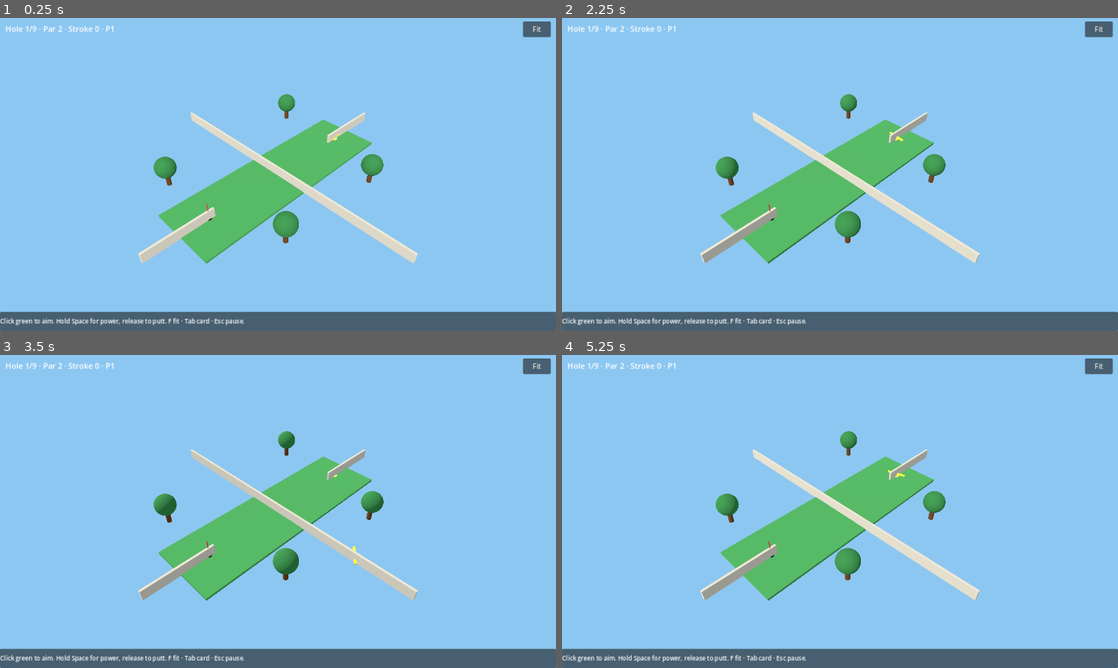
Above: before the commit, frames 1-4 (two rows, left to right).
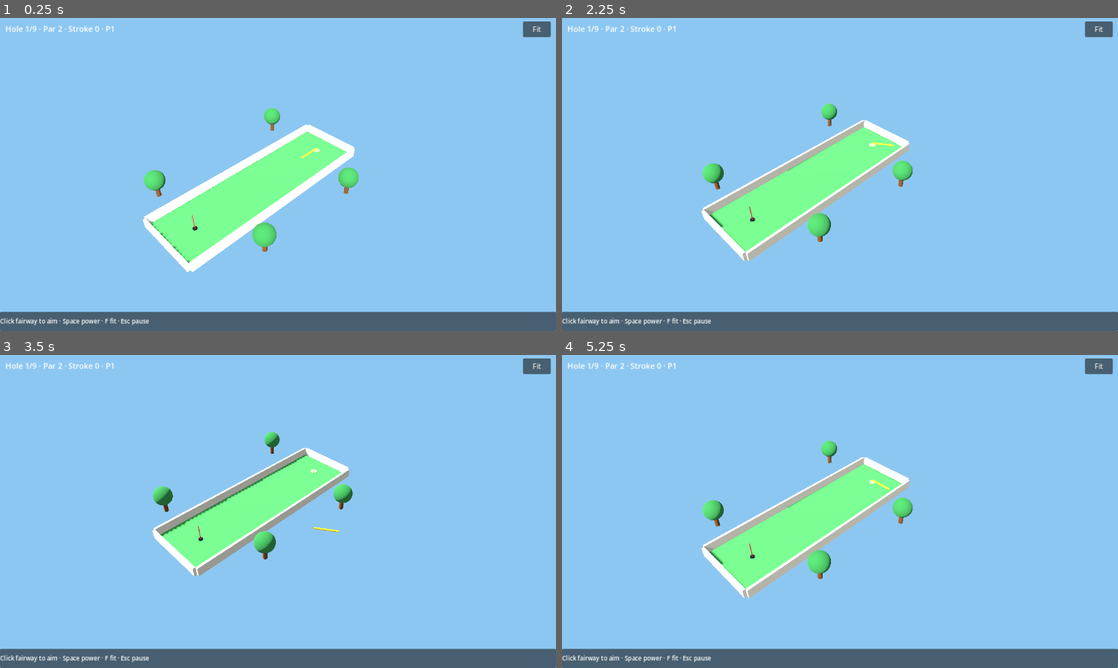
Above: after the commit, the same moments.

Repository: kblaszki/godot-game
Game: Godot game, scene res://games/minigolf/app/play.tscn
Two runs of this game, one before a commit and one after it. Both use one fixed random seed, a clock stepped at 60 frames per second and the inputs below. This scene is started directly instead of the project's main scene.
Inputs (mouse positions are in pixels of both pictures, inside the frame that each line leads up to):
- Up to frame 1 (0.25 s): no input
- Up to frame 2 (2.25 s): click "Fit" at 0.5 s; tap Enter (ui_accept) at 1.25, 1.52, 2 s; move the mouse to (962, 158) at 1.27 s; hold D (breakout_move_right) 1.28-2 s; hold Shift 1.28-2 s; click (962, 158) at 1.42 s; drag from (728, 190) to (812, 237) at 2.02 s
- Up to frame 3 (3.5 s): tap Enter (ui_accept) at 2.75 s; move the mouse to (333, 442) at 2.77 s; hold D (breakout_move_right) from 2.78 s (still down); tap Ctrl at 2.85 s; click (333, 442) at 2.92 s
- Up to frame 4 (5.25 s): release D (breakout_move_right) at 3.5 s; tap Enter (ui_accept) at 3.5, 4.25, 4.52, 5 s; drag from (812, 574) to (673, 464) at 3.52 s; move the mouse to (1006, 558) at 4.27 s; hold A (breakout_move_left) 4.28-5 s; tap F at 4.35 s; click (1006, 558) at 4.42 s; drag from (673, 464) to (756, 433) at 5.02 s

The runs differ from the first frame. In frame 1, 11% of the frame differs, in the area x 2-76%, y 24-99%; in frame 2, 12%; in frame 3, 12%; in frame 4, 12%.

Commit message:
Fix Fairway Circuit wall meshes, aim ray, and framing.
Align wall BoxMesh yaw with sim segments, separate click-aim from
orbit drag, and bias Fit toward the tee with sun shadows.

Diff:
--- a/games/minigolf/app/course_3d.gd
+++ b/games/minigolf/app/course_3d.gd
@@ -23,10 +23,30 @@
 var _follow_ball: bool = false
 var _shake: Vector3 = Vector3.ZERO
 var _ball_display: Vector3 = Vector3.ZERO
+var _hole_tee: Vector2 = Vector2.ZERO
+var _hole_cup: Vector2 = Vector2.ZERO
+const WALL_THICK := 0.1
 
 
 func _ready() -> void:
 	_build_rig()
+
+
+func is_orbiting() -> bool:
+	return _orbiting
+
+
+func is_panning() -> bool:
+	return _panning
+
+
+func get_camera() -> Camera3D:
+	return _camera
+
+
+## Align BoxMesh local +X with XZ direction (dx, dz).
+static func yaw_for_xz_delta(delta: Vector2) -> float:
+	return atan2(-delta.y, delta.x)
 
 
 func _process(delta: float) -> void:
@@ -43,6 +63,8 @@
 func setup_hole(hole: HoleDef, show_ramp_visual: bool = false) -> void:
 	_clear(_course_root)
 	_clear(_decor)
+	_hole_tee = hole.tee_xz()
+	_hole_cup = hole.cup_xz()
 	var bmin := hole.bounds_min
 	var bmax := hole.bounds_max
 	var size := bmax - bmin
@@ -61,10 +83,8 @@
 		if show_ramp_visual:
 			_add_ramp_visual(hole)
 		_add_trees(hole)
-
-	if _use_meshes():
 		if _ball == null:
-			_ball = _make_sphere(Color(0.95, 0.95, 0.98, 1), 0.04)
+			_ball = _make_sphere(Color(0.98, 0.98, 1.0, 1), 0.05)
 			_ball.name = "Ball"
 			_pivot.add_child(_ball)
 		if _aim_arrow == null:
@@ -91,10 +111,15 @@
 func set_aim_dir(dir: Vector2, at_xz: Vector2) -> void:
 	if _aim_arrow == null:
 		return
-	_aim_arrow.visible = dir.length_squared() > 0.01
-	_aim_arrow.position = _pivot.to_local(_to_world(at_xz)) + Vector3(0, 0.05, 0)
-	var yaw := atan2(dir.x, dir.y)
-	_aim_arrow.rotation = Vector3(0, yaw, 0)
+	if dir.length_squared() < 0.01:
+		_aim_arrow.visible = false
+		return
+	var d := dir.normalized()
+	_aim_arrow.visible = true
+	## Shaft along local +X, centered ahead of the ball.
+	var tip := at_xz + d * 0.45
+	_aim_arrow.position = _pivot.to_local(_to_world(tip)) + Vector3(0, 0.06, 0)
+	_aim_arrow.rotation = Vector3(0, yaw_for_xz_delta(d), 0)
 
 
 func hide_aim() -> void:
@@ -110,9 +135,15 @@
 	if view_size.x < 2.0:
 		view_size = Vector2(800, 600)
 	var aspect := view_size.x / maxf(view_size.y, 1.0)
-	_distance = clampf(_bounds_radius * (2.4 / minf(aspect, 1.4)), _dist_min, _dist_max)
+	_distance = clampf(_bounds_radius * (2.55 / minf(aspect, 1.35)), _dist_min, _dist_max)
 	_pivot.rotation.y = 0.0
-	_focus = _pivot.global_position
+	## Bias focus toward tee so the putt starts in the lower half of the frame.
+	var tee_w := _to_world(_hole_tee)
+	var cup_w := _to_world(_hole_cup)
+	var mid := (tee_w + cup_w) * 0.5
+	_focus = mid.lerp(tee_w, 0.35)
+	if _pivot != null:
+		_focus = _focus.lerp(_pivot.global_position, 0.25)
 	_follow_ball = false
 	_apply_camera()
 
@@ -162,7 +193,8 @@
 
 	var sun := DirectionalLight3D.new()
 	sun.rotation_degrees = Vector3(-50, 30, 0)
-	sun.light_energy = 1.1
+	sun.light_energy = 1.15
+	sun.shadow_enabled = true
 	add_child(sun)
 
 	_pivot = Node3D.new()
@@ -218,20 +250,28 @@
 	for wall in hole.walls:
 		var a: Vector2 = wall["a"]
 		var b: Vector2 = wall["b"]
-		var mid := (a + b) * 0.5
 		var delta := b - a
 		var length := delta.length()
 		if length < 0.01:
 			continue
+		var dir := delta / length
+		## Inset along outward-ish normal so the face sits on the segment, not straddling tee.
+		var n := Vector2(-dir.y, dir.x)
+		var mid := (a + b) * 0.5 + n * (WALL_THICK * 0.5)
+		## Prefer normal pointing outside the fairway AABB when possible.
+		var center_xz := (hole.bounds_min + hole.bounds_max) * 0.5
+		if (mid - center_xz).dot(n) < 0.0:
+			n = -n
+			mid = (a + b) * 0.5 + n * (WALL_THICK * 0.5)
 		var mesh := MeshInstance3D.new()
 		var box := BoxMesh.new()
-		box.size = Vector3(length, 0.35, 0.08)
+		box.size = Vector3(length, 0.35, WALL_THICK)
 		mesh.mesh = box
 		var mat := StandardMaterial3D.new()
 		mat.albedo_color = Color(0.82, 0.78, 0.7, 1)
 		mesh.material_override = mat
 		mesh.position = _pivot.to_local(Vector3(mid.x, 0.15, mid.y))
-		mesh.rotation.y = atan2(delta.x, delta.y)
+		mesh.rotation.y = yaw_for_xz_delta(delta)
 		_course_root.add_child(mesh)
 
 
@@ -262,8 +302,8 @@
 
 func _add_tee_marker(hole: HoleDef) -> void:
 	var tee := hole.tee_xz()
-	var m := _make_cylinder(Color(0.95, 0.9, 0.4, 1), 0.12, 0.02)
-	m.position = _pivot.to_local(Vector3(tee.x, 0.01, tee.y))
+	var m := _make_cylinder(Color(0.55, 0.72, 0.45, 1), 0.14, 0.015)
+	m.position = _pivot.to_local(Vector3(tee.x, 0.008, tee.y))
 	_course_root.add_child(m)
 
 
@@ -329,12 +369,16 @@
 
 
 func _make_arrow() -> MeshInstance3D:
+	## Elongated on local +X; yaw_for_xz_delta aims it on the fairway.
 	var mesh := MeshInstance3D.new()
 	var box := BoxMesh.new()
-	box.size = Vector3(0.08, 0.04, 0.7)
+	box.size = Vector3(0.9, 0.035, 0.07)
 	mesh.mesh = box
 	var mat := StandardMaterial3D.new()
-	mat.albedo_color = Color(1.0, 0.9, 0.2, 1)
+	mat.albedo_color = Color(1.0, 0.85, 0.15, 1)
+	mat.emission_enabled = true
+	mat.emission = Color(0.6, 0.45, 0.05, 1)
+	mat.emission_energy_multiplier = 0.4
 	mesh.material_override = mat
 	return mesh
 
--- a/games/minigolf/app/play.gd
+++ b/games/minigolf/app/play.gd
@@ -12,6 +12,10 @@
 var _scorecard_open: bool = false
 var _shown_hole: int = -1
 var _going_results: bool = false
+var _lmb_pressed: bool = false
+var _lmb_dragged: bool = false
+var _lmb_press_pos: Vector2 = Vector2.ZERO
+const CLICK_DRAG_PX := 6.0
 
 @onready var _svc: SubViewportContainer = $BoardRoot/SubViewportContainer
 @onready var _viewport: SubViewport = $BoardRoot/SubViewportContainer/SubViewport
@@ -45,7 +49,7 @@
 	_power_bar.visible = false
 	_reload_hole()
 	_refresh_hud()
-	_push_feed("Click green to aim. Hold Space for power, release to putt. F fit · Tab card · Esc pause.")
+	_push_feed("Click fairway to aim · Space power · F fit · Esc pause")
 	await get_tree().process_frame
 	if is_inside_tree():
 		_course.fit(_svc.size)
@@ -122,9 +126,15 @@
 		var mb := event as InputEventMouseButton
 		if mb.button_index == MOUSE_BUTTON_LEFT:
 			if mb.pressed:
-				_course.begin_orbit()
+				_lmb_pressed = true
+				_lmb_dragged = false
+				_lmb_press_pos = mb.position
 				_drag_last = mb.position
 			else:
+				if _lmb_pressed and not _lmb_dragged:
+					_aim_from_screen(mb.position)
+				_lmb_pressed = false
+				_lmb_dragged = false
 				_course.end_orbit()
 			_svc.accept_event()
 		elif mb.button_index == MOUSE_BUTTON_RIGHT or mb.button_index == MOUSE_BUTTON_MIDDLE:
@@ -144,27 +154,55 @@
 		var mm := event as InputEventMouseMotion
 		var delta := mm.position - _drag_last
 		_drag_last = mm.position
-		if Input.is_mouse_button_pressed(MOUSE_BUTTON_LEFT):
-			_course.orbit(delta.x)
+		if _lmb_pressed and Input.is_mouse_button_pressed(MOUSE_BUTTON_LEFT):
+			if not _lmb_dragged and mm.position.distance_to(_lmb_press_pos) >= CLICK_DRAG_PX:
+				_lmb_dragged = true
+				_course.begin_orbit()
+			if _lmb_dragged:
+				_course.orbit(delta.x)
 			_svc.accept_event()
 		elif Input.is_mouse_button_pressed(MOUSE_BUTTON_RIGHT) or Input.is_mouse_button_pressed(MOUSE_BUTTON_MIDDLE):
 			_course.pan(delta)
 			_svc.accept_event()
-		elif not _busy and not _sim.get_player(_sim.get_current_player()).is_bot:
-			if _sim.get_phase() == MinigolfSim.PHASE_AIM or _sim.get_phase() == MinigolfSim.PHASE_POWER:
-				_aim_from_screen(mm.position)
 
 
 func _aim_from_screen(screen_pos: Vector2) -> void:
+	if _busy or _sim.get_player(_sim.get_current_player()).is_bot:
+		return
+	if _sim.get_phase() != MinigolfSim.PHASE_AIM and _sim.get_phase() != MinigolfSim.PHASE_POWER:
+		return
+	var target := _ray_fairway_xz(screen_pos)
+	if not is_finite(target.x):
+		return
+	var from := _sim.get_ball().pos
+	var dir := target - from
+	if dir.length_squared() < 0.0004:
+		return
+	_sim.set_aim(dir.normalized())
+	_course.set_aim_dir(_sim.get_aim(), from)
+
+
+func _ray_fairway_xz(screen_pos: Vector2) -> Vector2:
+	var cam := _course.get_camera()
+	if cam == null:
+		return Vector2(INF, INF)
 	var view := _svc.size
-	if view.x < 2.0:
-		return
-	var local := (screen_pos - view * 0.5) / maxf(view.y, 1.0)
-	var dir := Vector2(local.x, -local.y)
-	if dir.length_squared() < 0.0001:
-		return
-	_sim.set_aim(dir.normalized())
-	_course.set_aim_dir(_sim.get_aim(), _sim.get_ball().pos)
+	if view.x < 2.0 or view.y < 2.0:
+		return Vector2(INF, INF)
+	## SubViewportContainer stretch: map control-local mouse into viewport pixels.
+	var vp_pos := Vector2(
+		screen_pos.x / view.x * float(_viewport.size.x),
+		screen_pos.y / view.y * float(_viewport.size.y)
+	)
+	var origin := cam.project_ray_origin(vp_pos)
+	var direction := cam.project_ray_normal(vp_pos)
+	if absf(direction.y) < 0.0001:
+		return Vector2(INF, INF)
+	var t := -origin.y / direction.y
+	if t < 0.0:
+		return Vector2(INF, INF)
+	var world := origin + direction * t
+	return Vector2(world.x, world.z)
 
 
 func _on_fit() -> void:
--- /dev/null
+++ b/tests/games/minigolf/minigolf_course3d_test.gd
@@ -0,0 +1,9 @@
+extends "res://addons/gut/test.gd"
+
+
+func test_wall_yaw_should_align_box_x_with_segment() -> void:
+	## Local +X → world +X when delta is along +X.
+	assert_almost_eq(Course3D.yaw_for_xz_delta(Vector2(2, 0)), 0.0, 0.001)
+	## Local +X → world +Z when delta is along +Z (Vector2.y).
+	assert_almost_eq(Course3D.yaw_for_xz_delta(Vector2(0, 2)), -PI * 0.5, 0.001)
+	assert_almost_eq(Course3D.yaw_for_xz_delta(Vector2(0, -2)), PI * 0.5, 0.001)
Not shown, changed: games/minigolf/docs/reference/app.md
